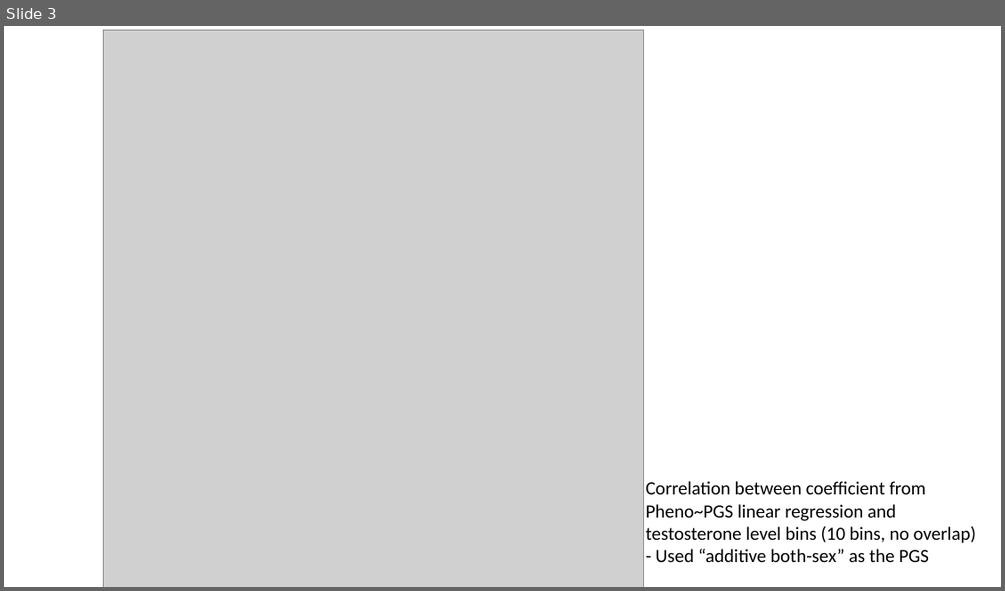
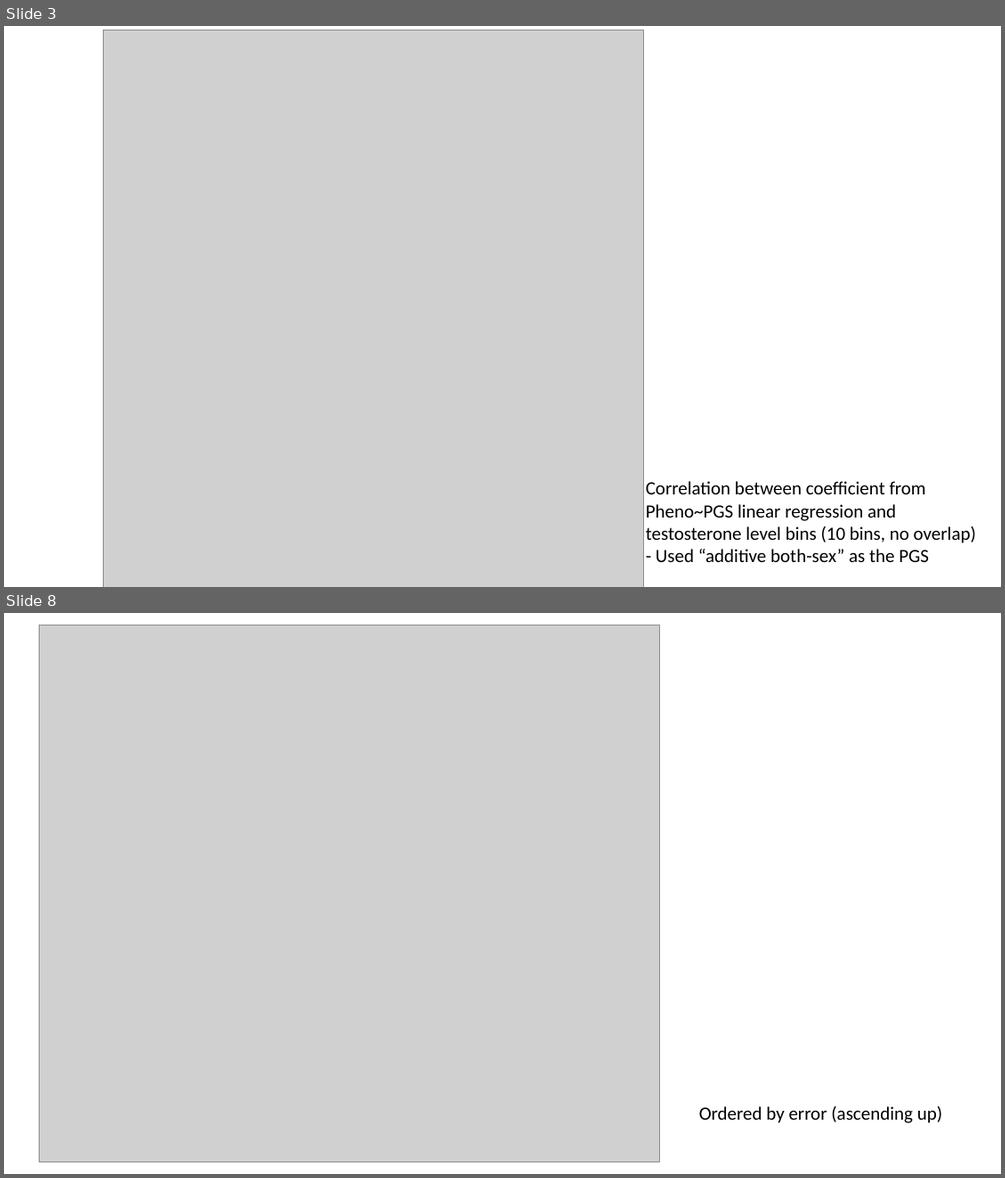
Before and after one commit to cz5959/GWAS-frontera, a slide deck: _PowerPoints/PGS v Testosterone plots 2.pptx. Shown one above the other, each under a label of ours: slide 3 before the commit, slides 3 and 8 after it; the slides between them are not shown. The pictures are 1005x591 and 1005x1178 pixels, drawn with LibreOffice and Linux fonts; fonts in the diff are those of the drawing; grey boxes stand for pictures. Boxes give left, top, right and bottom in pixels: in the first picture for what was removed or moved away, otherwise in the second. Text is boxed around its words. In the diff, an @@ line names an element or a change of style, - is before the commit and + after.

```diff
--- a/_PowerPoints/PGS v Testosterone plots 2.pptx
+++ b/_PowerPoints/PGS v Testosterone plots 2.pptx
@@ slide 8 added at [4,613,1001,1174], background #FFFFFF @@
@@ picture added at [39,625,659,1162] @@
@@ text added at [699,1106,942,1123], 18 pt, text #000000 @@
+Ordered by error (ascending up)
```
Also in this commit, not shown: 5 other slides added, 33 other files.
